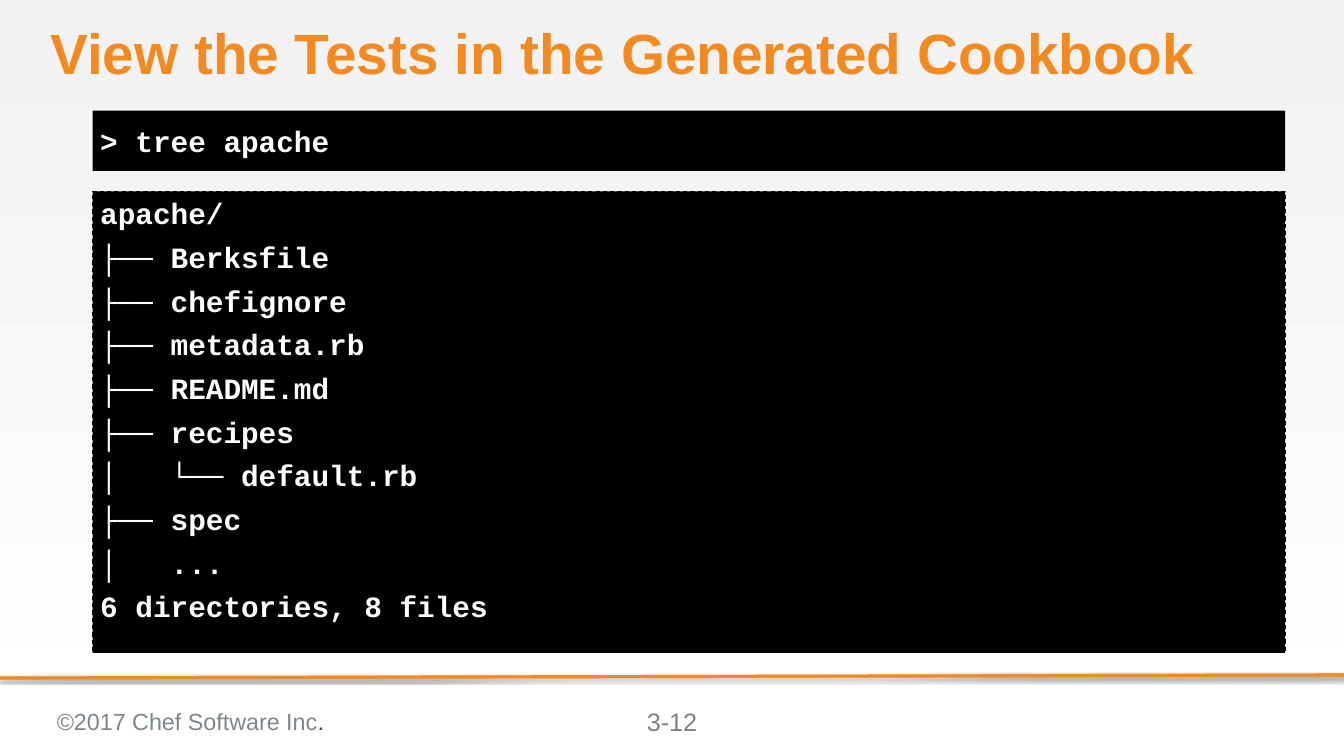
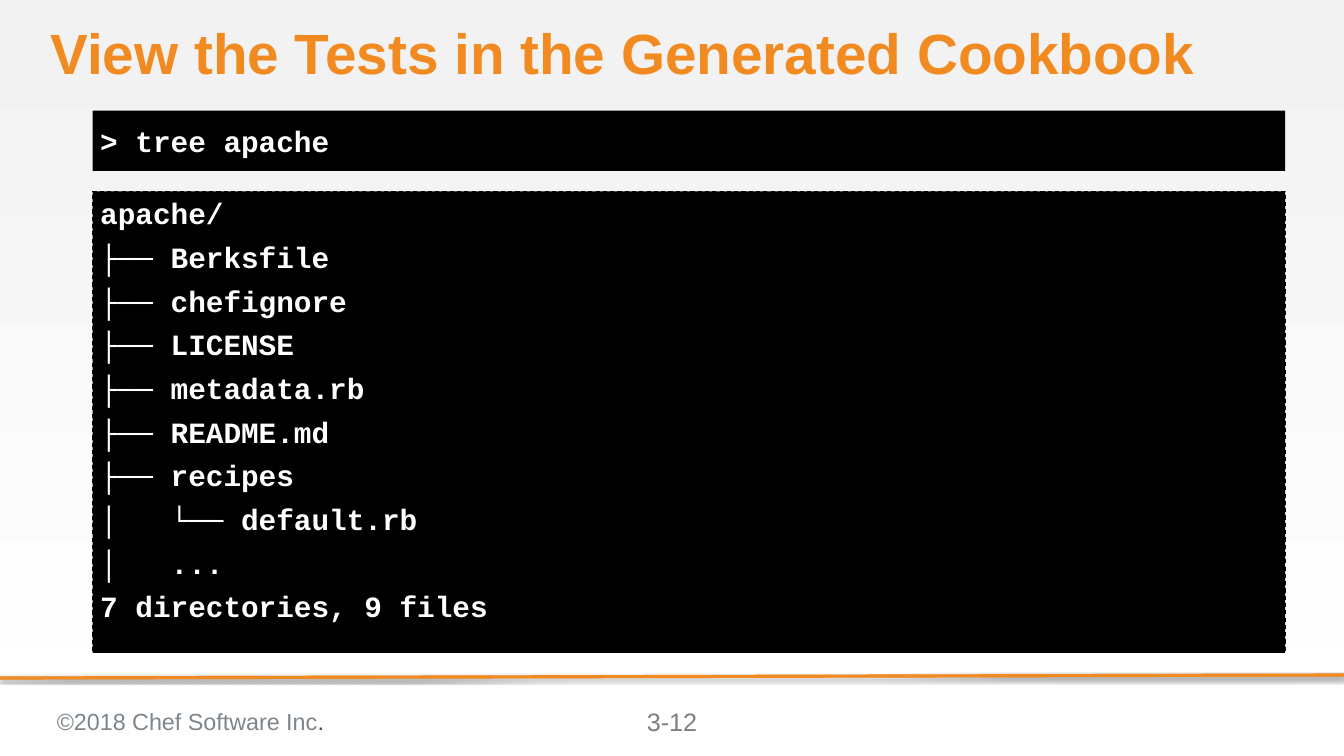
Before and after one commit to anidil18/chef-intermediate, a slide deck: slide 12 of 03-writing_a_test_first.pptx. Drawn at 1344x756 pixels with LibreOffice and Linux fonts; fonts in the diff are those of the drawing; background and template pictures are left out. Boxes give left, top, right and bottom in pixels: in the first picture for what was removed or moved away, otherwise in the second. Text is boxed around its words. In the diff, an @@ line names an element or a change of style, - is before the commit and + after.

```diff
--- a/03-writing_a_test_first.pptx
+++ b/03-writing_a_test_first.pptx
@@ text at <box>171,335,294,356</box>: paragraph added @@
+├── LICENSE
@@ text at <box>171,514,241,536</box>: paragraph removed @@
-├── spec
@@ text at <box>100,596,488,623</box>: text changed @@
-6 directories, 8 files
+7 directories, 9 files
@@ text at <box>57,713,324,730</box>: text changed @@
-©2017 Chef Software Inc.
+©2018 Chef Software Inc.
```
Also in this commit, not shown: 55 other slides changed, 14 other files.
